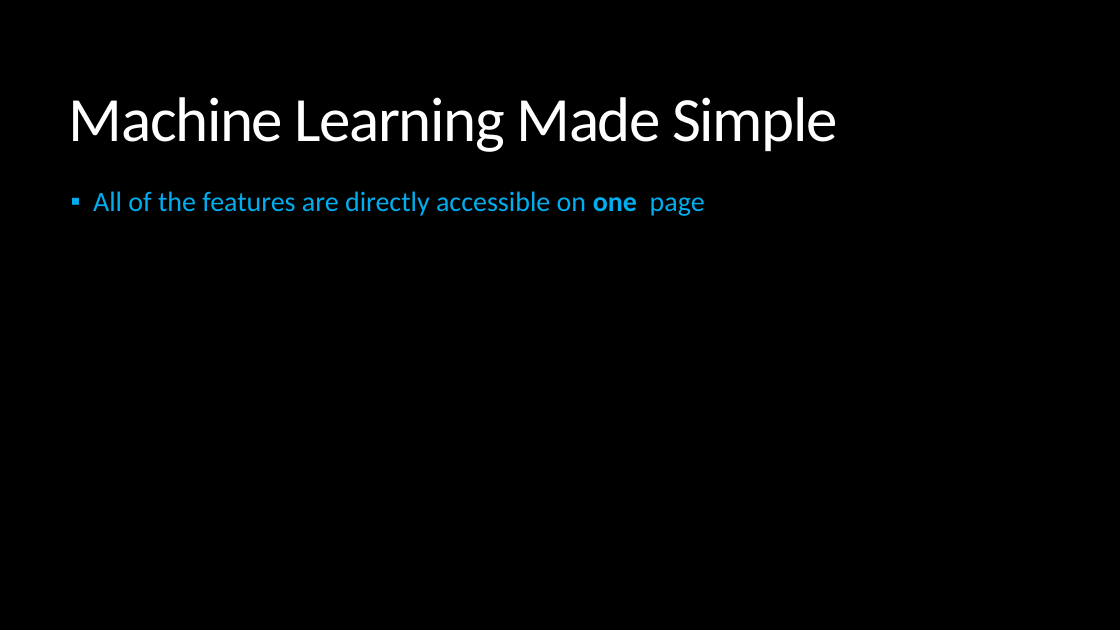
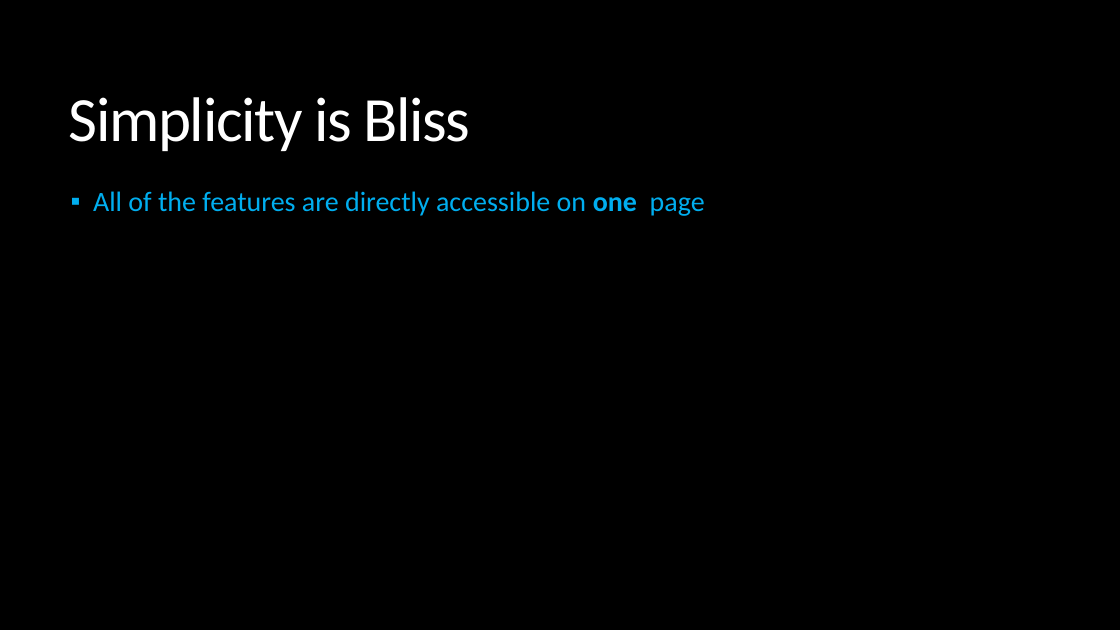
Before and after one commit to KelvinKKLin/GrateBox, a slide deck: slide 11 of Presentation.pptx. Drawn at 1120x630 pixels with LibreOffice and Linux fonts; fonts in the diff are those of the drawing. Boxes give left, top, right and bottom in pixels: in the first picture for what was removed or moved away, otherwise in the second. Text is boxed around its words. In the diff, an @@ line names an element or a change of style, - is before the commit and + after.

```diff
--- a/Presentation.pptx
+++ b/Presentation.pptx
@@ title at bbox=[69, 97, 470, 151]: text changed @@
-Machine Learning Made Simple
+Simplicity is Bliss
```
Also in this commit, not shown: 5 other slides changed, 1 other file.
